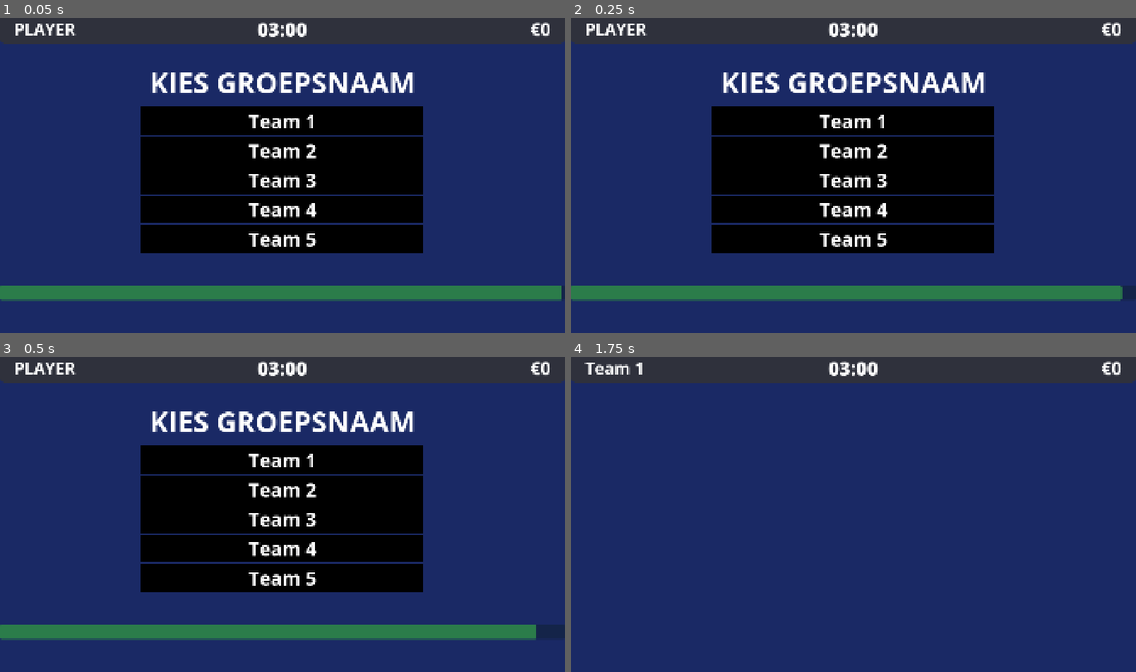
Above: before the commit, frames 1-4 (two rows, left to right).
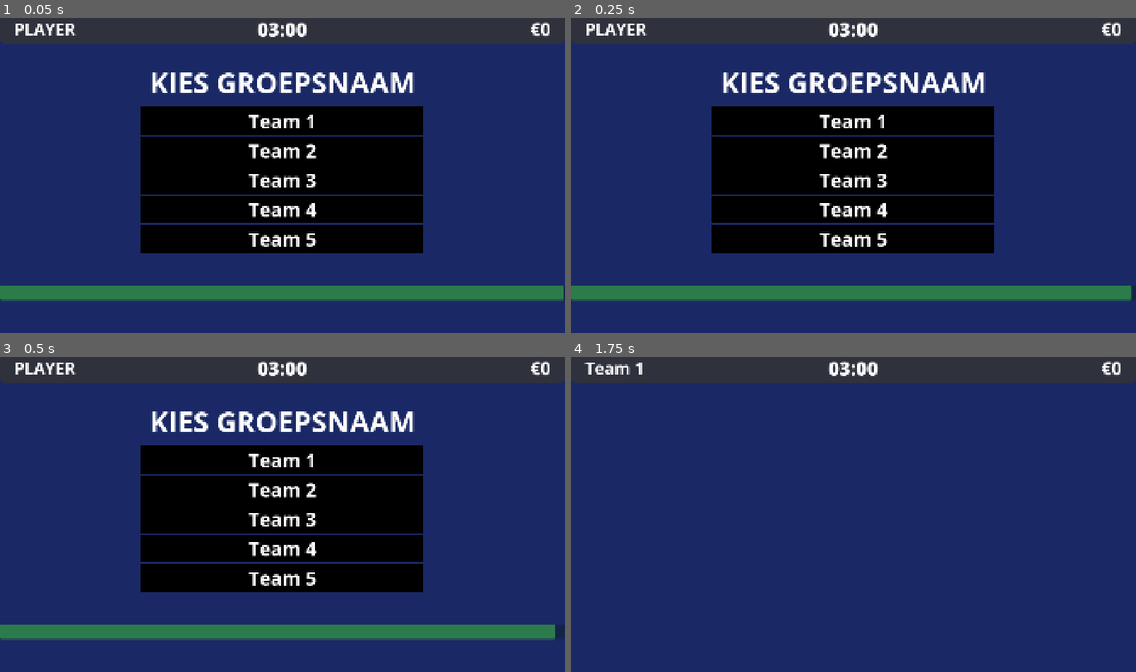
Above: after the commit, the same moments.

Repository: EscaperoomDesigner/erd-politie-station-a
Game: Godot game, scene res://scenes/name_input.tscn
Two runs of this game, one before a commit and one after it. Both use one fixed random seed, a clock stepped at 60 frames per second and the inputs below. This scene is started directly instead of the project's main scene.
Inputs (mouse positions are in pixels of both pictures, inside the frame that each line leads up to):
- Up to frame 1 (0.05 s): no input
- Up to frame 2 (0.25 s): no input
- Up to frame 3 (0.5 s): no input
- Up to frame 4 (1.75 s): click "Team 1" at 0.5 s; tap Enter at 1.25 s; move the mouse to (977, 498) at 1.27 s; click (977, 498) at 1.42 s

The runs differ from the first frame. In frame 1, less than 0.1% of the frame differs, in the area x 99-100%, y 84-90%; in frame 2, less than 0.1%; in frame 3, 0.2%, in the area x 94-99%, y 84-90%; in frame 4, nothing differs.

Commit message:
updated group timer to be 30s instead of 10s

Diff:
--- a/scenes/name_input.gd
+++ b/scenes/name_input.gd
@@ -8,8 +8,8 @@
 @onready var timer_progress_bar = %TimerProgressBar
 
 # Timer variables
-var name_timer: float = 10.0
-var time_remaining: float = 10.0
+var name_timer: float = 30.0
+var time_remaining: float = 30.0
 var timer_active: bool = false
 
 
Not shown, changed: build/station-a.arm64
